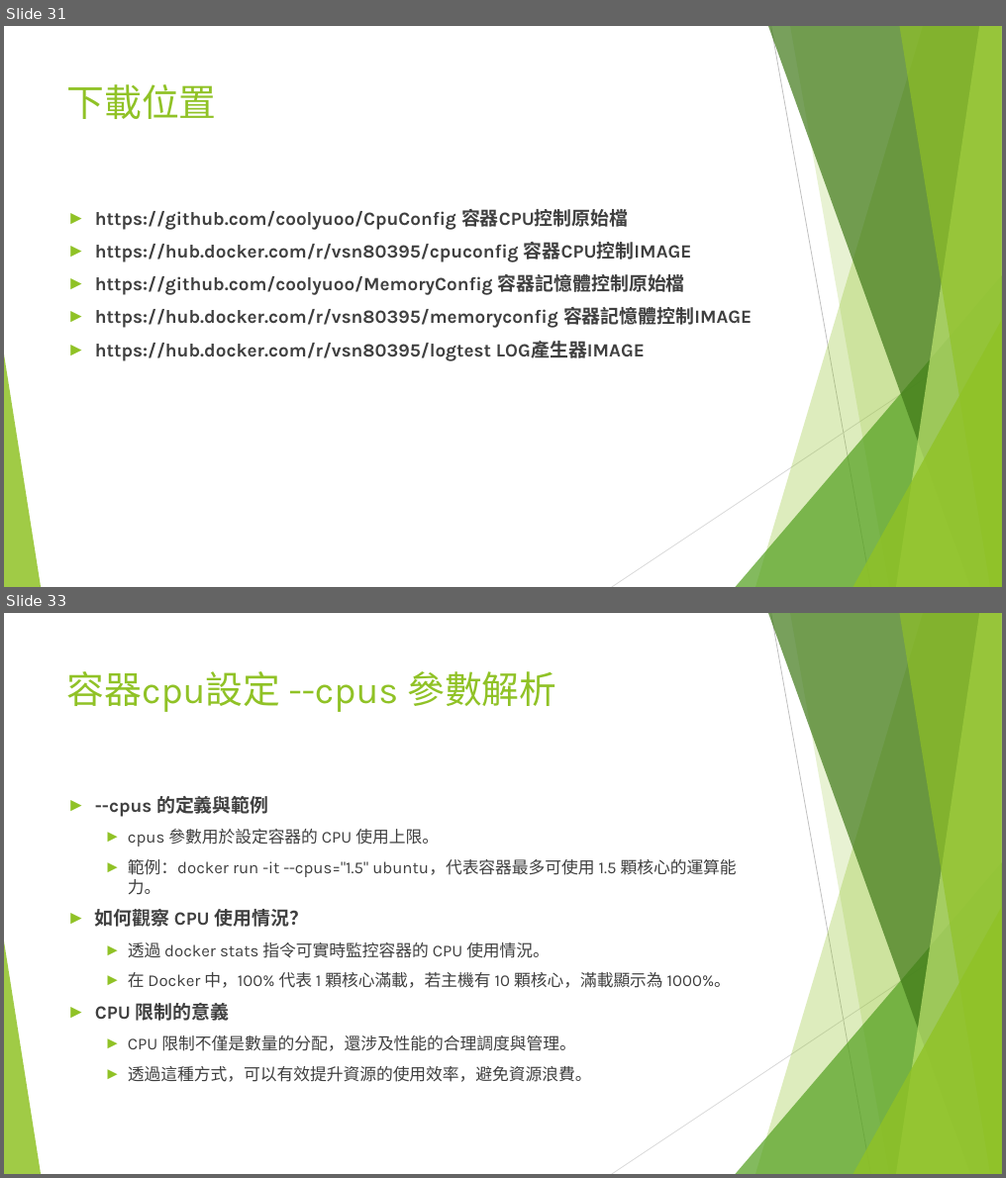
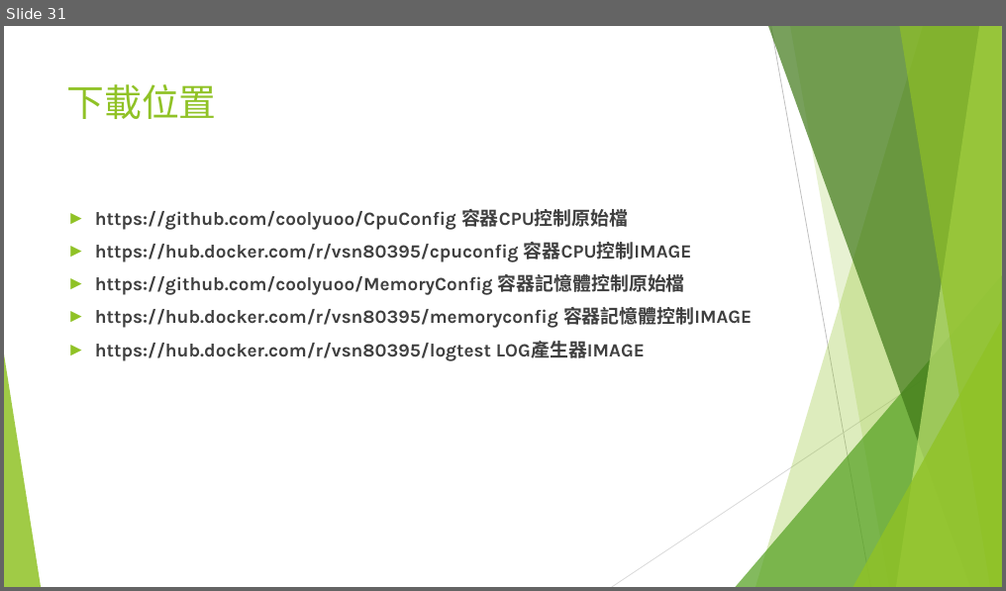
Before and after one commit to coolyuoo/Docker.Class4, a slide deck: 單元4.容器資源配置.pptx. Shown one above the other, each under a label of ours: slides 31 and 33 before the commit, slide 31 after it; the slides between them are not shown. The pictures are 1006x1178 and 1006x591 pixels, drawn with LibreOffice and Linux fonts; fonts in the diff are those of the drawing. Boxes give left, top, right and bottom in pixels: in the first picture for what was removed or moved away, otherwise in the second. Text is boxed around its words. In the diff, an @@ line names an element or a change of style, - is before the commit and + after.

```diff
--- a/單元4.容器資源配置.pptx
+++ b/單元4.容器資源配置.pptx
@@ slide 33 removed at (4,613,1002,1174), background #FFFFFF; not listed: 10 template elements that a slide beside it also shows @@
@@ title removed at (67,671,556,712) @@
-容器cpu設定 --cpus 參數解析
@@ text removed at (95,796,737,1082) @@
-► --cpus 的定義與範例
-  ► cpus 參數用於設定容器的 CPU 使用上限。
-  ► 範例：docker run -it --cpus="1.5" ubuntu，代表容器最多可使用 1.5 顆核心的運算能力。
-► 如何觀察 CPU 使用情況？
-  ► 透過 docker stats 指令可實時監控容器的 CPU 使用情況。
-  ► 在 Docker 中，100% 代表 1 顆核心滿載，若主機有 10 顆核心，滿載顯示為 1000%。
-► CPU 限制的意義
-  ► CPU 限制不僅是數量的分配，還涉及性能的合理調度與管理。
-  ► 透過這種方式，可以有效提升資源的使用效率，避免資源浪費。
```
Also in this commit, not shown: 1 slide changed, 35 other slides removed, 1 other file.
